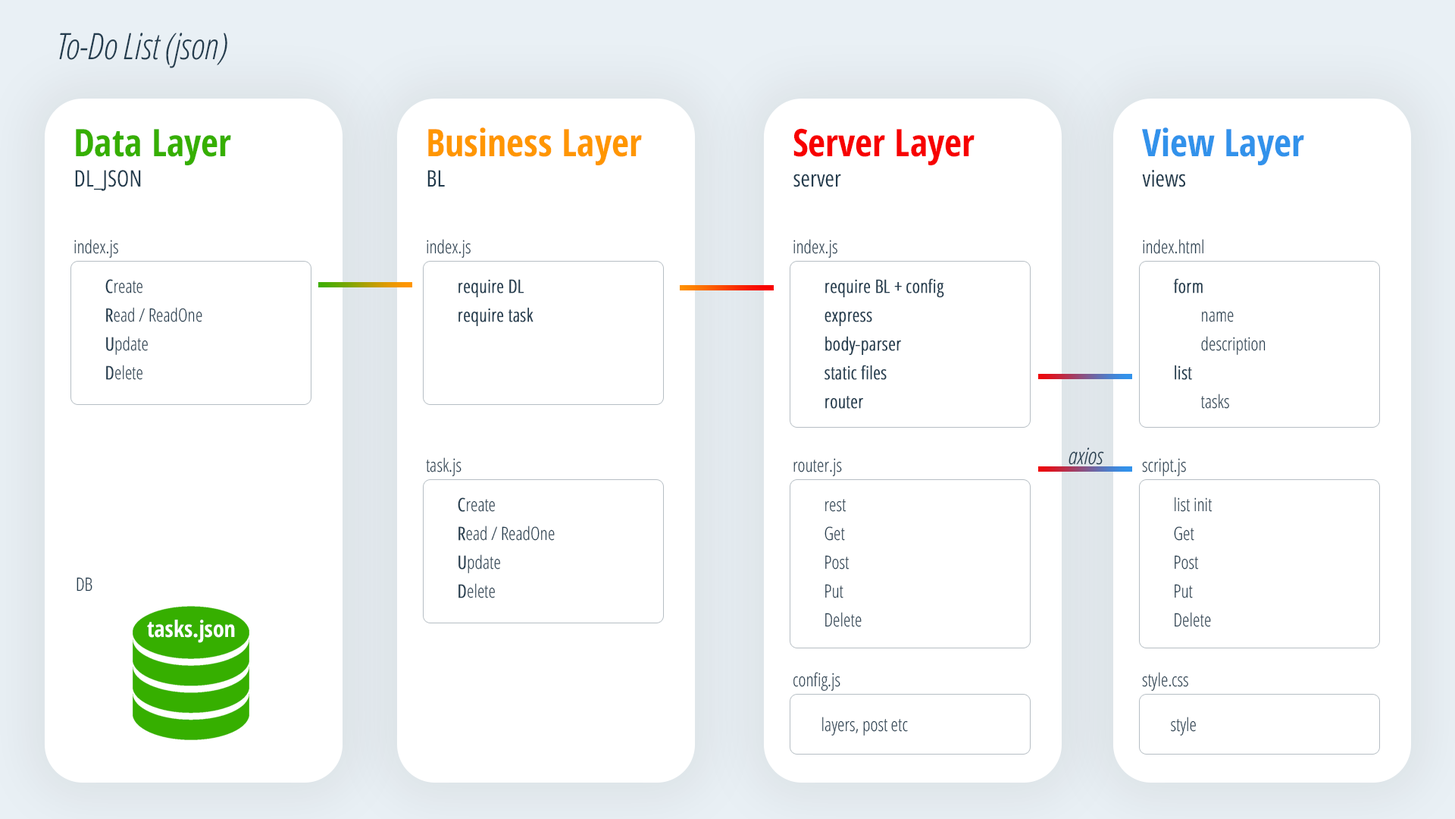
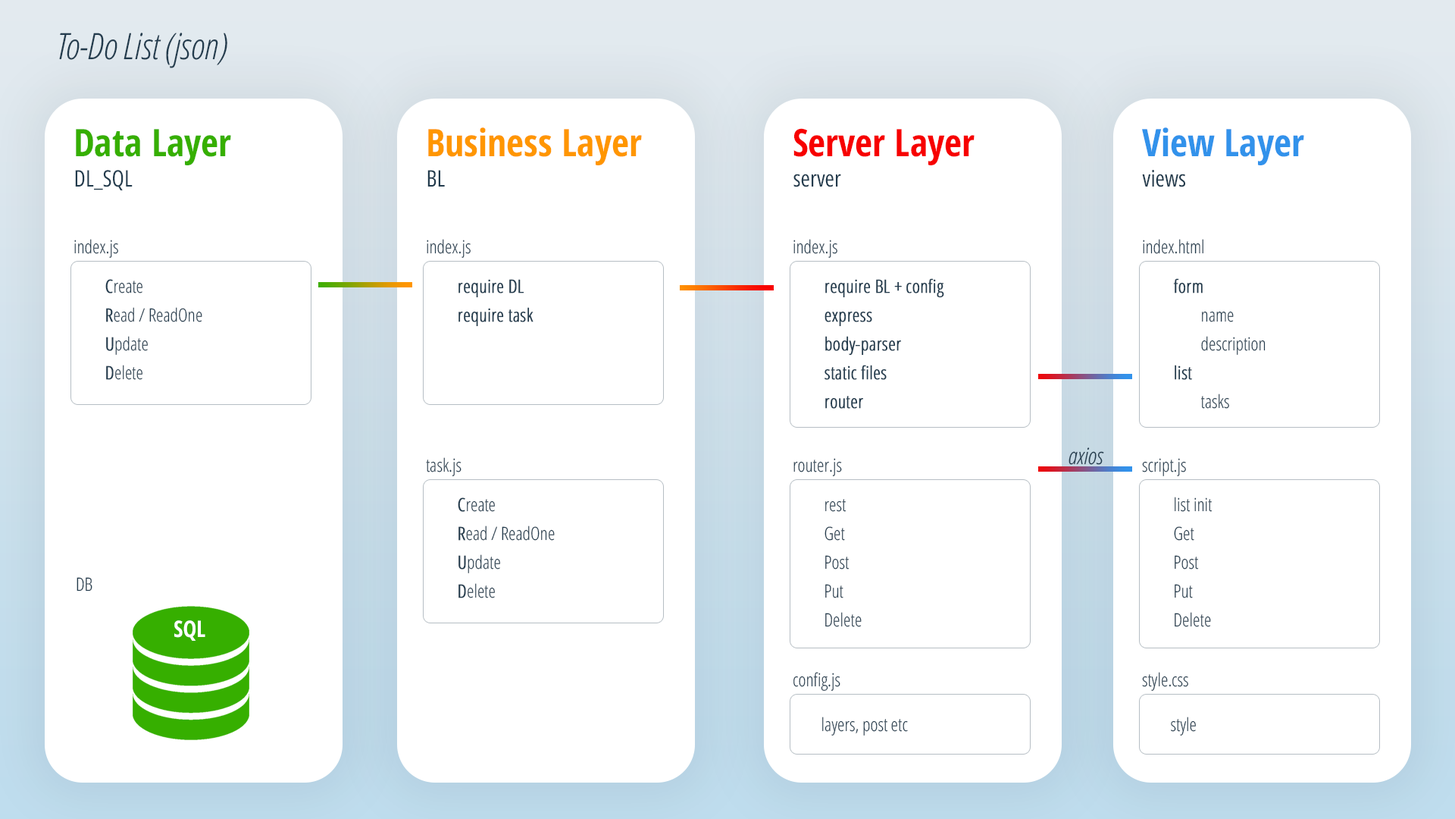
Before/after of a w=1455, h=819 layered artwork. What changed in the layer stack:
renamed "DL_JSON" to "DL_SQL", painted on it over [100, 169, 141, 192]
renamed "tasks.json" to "SQL", painted on it over [147, 619, 235, 643]
